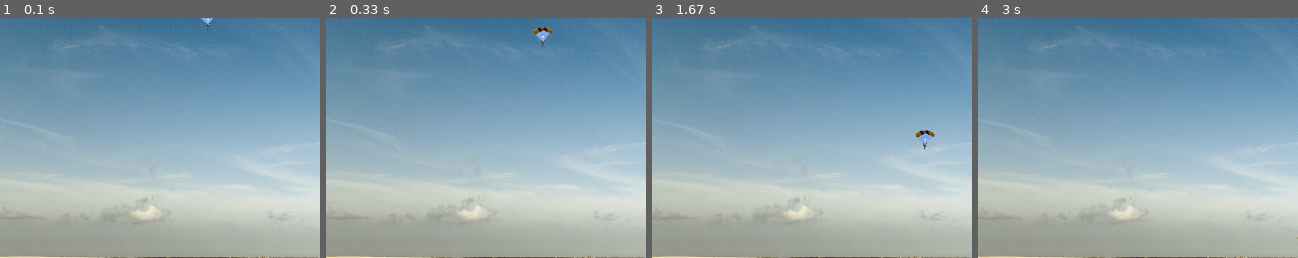
Above: before the commit, frames 1-4 (left to right).
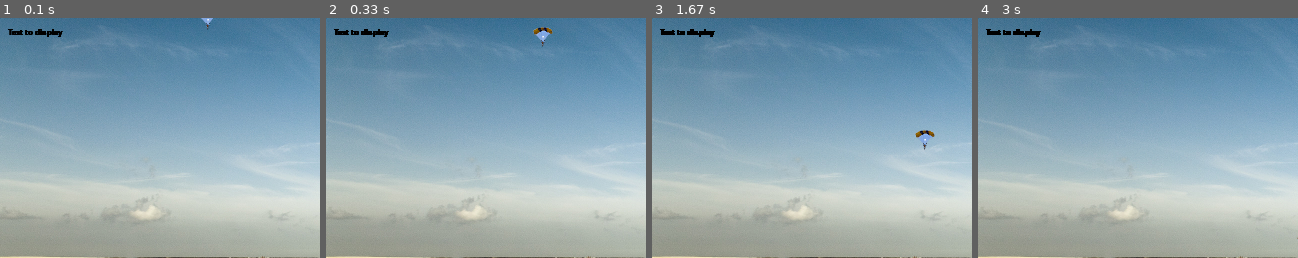
Above: after the commit, the same moments.

Repository: rodrigodub/Output
Game: pygame game, started from ProgramacaoDeJogos/Input04PJ04_c.py
Same seed, same stepped clock (60 frames per second), same inputs: the game is played once before the commit and once after it.
Inputs:
- Up to frame 1 (0.1 s): no input
- Up to frame 2 (0.33 s): no input
- Up to frame 3 (1.67 s): tap Space at 0.33 s; hold Right 0.67-1.13 s; hold Up 1.17-1.47 s; hold Right from 1.5 s (still down)
- Up to frame 4 (3 s): release Right at 1.97 s; hold Left 2-2.53 s; hold Down 2.57-2.87 s; hold Left from 2.9 s (still down); tap Space at 2.97 s
The pictures show only the part of the screen within x 0-50%, y 0-50%; the shares and areas given below are measured in that part.

The runs differ from the first frame. In frame 1, 0.3% of the frame differs, in the area x 2-20%, y 4-8%; in frame 2, 0.3%; in frame 3, 0.3%; in frame 4, 0.3%.

Commit message:
PJ4: displaying text
# v2.086
# 20171231

Diff:
--- a/ProgramacaoDeJogos/Input04PJ04_c.py
+++ b/ProgramacaoDeJogos/Input04PJ04_c.py
@@ -6,7 +6,7 @@
 # Usage:
 # > python3 Input04PJ04_c.py
 #
-# v2.085
+# v2.086
 # 20171231
 #################################################
 __author__ = 'Rodrigo Nobrega'
@@ -145,9 +145,15 @@
             self.platoon.append(Paratrooper())
 
 
+# write text
+def writetext(font, text):
+    a = font.render(text, 1, (0, 0, 0))
+    return a
+
+
 # event loop
-def eventloop(scr, tnk, prt):
-    # arguments: scr=screen, tnk=tank, prt=paratrooper list
+def eventloop(scr, fnt, tnk, prt):
+    # arguments: scr=screen, fnt=font, tnk=tank, prt=paratrooper list
     while True:
         # quit gracefully
         for event in pygame.event.get():
@@ -169,6 +175,8 @@
         [scr.area.blit(i.image, i.pos) for i in prt.platoon]
         # blit tank in new position
         scr.area.blit(tnk.image, tnk.pos)
+        # write text
+        scr.area.blit(writetext(fnt, 'Text to display'), (10, 10))
         # refresh display
         pygame.display.flip()
 
@@ -178,6 +186,7 @@
     print('\n ::: Input 04 - Campo Minado :::\n\n       Press [Q] to quit.\n')
     # start Pygame
     pygame.init()
+    chicago = pygame.font.Font('./fonts/Chicago Normal.ttf', 12)
     # start the display
     screen = Setupscreen('desert640.png')
     # creates tank at initial position
@@ -185,7 +194,7 @@
     # creates a paratrooper list
     parat1 = Paratrooperlist()
     # start the event loop with tank moving right
-    eventloop(screen, thetank, parat1)
+    eventloop(screen, chicago, thetank, parat1)
 
 
 # execute main
